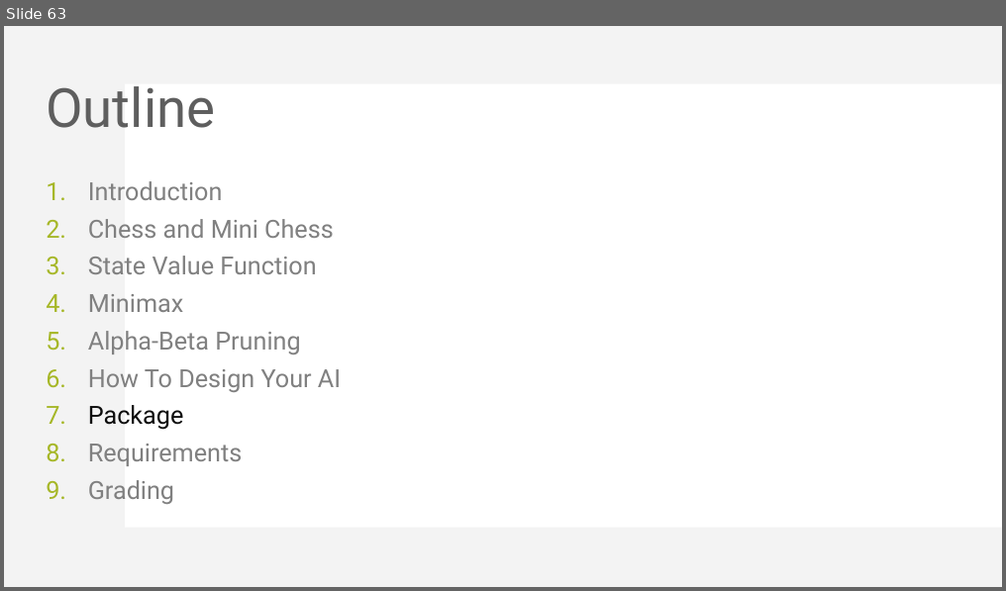
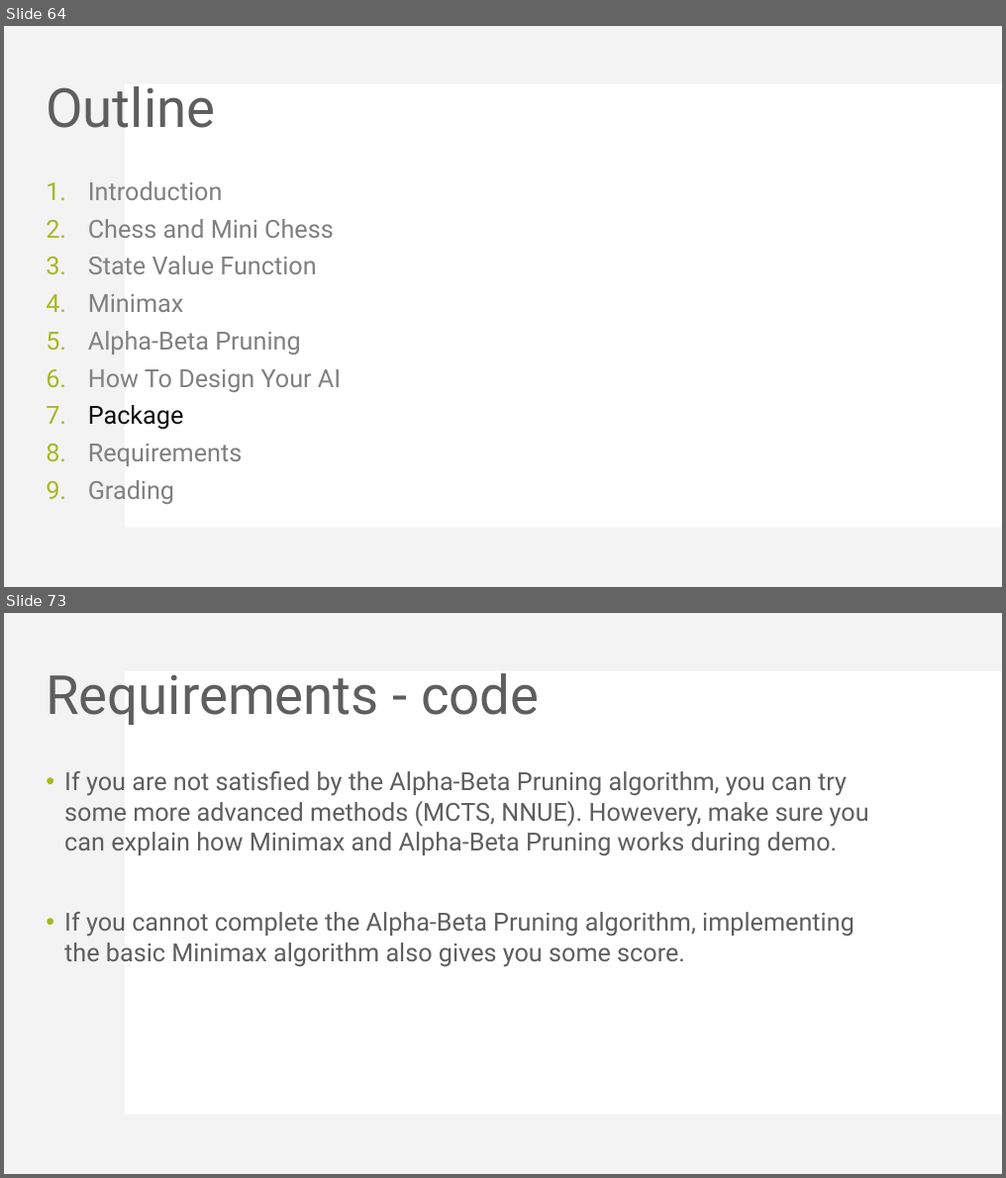
Before and after one commit to KohakuBlueleaf/MiniChess, a slide deck: document/Mini Project 3 introduction.pptx. Shown one above the other, each under a label of ours: slide 63 before the commit, slides 64 and 73 after it; the slides between them are not shown. The pictures are 1006x591 and 1006x1178 pixels, drawn with LibreOffice and Linux fonts; fonts in the diff are those of the drawing. Boxes give left, top, right and bottom in pixels: in the first picture for what was removed or moved away, otherwise in the second. Text is boxed around its words. In the diff, an @@ line names an element or a change of style, - is before the commit and + after.

```diff
--- a/document/Mini Project 3 introduction.pptx
+++ b/document/Mini Project 3 introduction.pptx
@@ slide 73 added at (x1=4, y1=613, x2=1002, y2=1174), background #FFFFFF; not listed: 2 template elements that a slide beside it also shows @@
@@ title added at (x1=46, y1=673, x2=539, y2=725), 52 pt, text #5E5E5E @@
+Requirements - code
@@ text added at (x1=64, y1=771, x2=869, y2=967), 24 pt, text #5E5E5E @@
+• If you are not satisfied by the Alpha-Beta Pruning algorithm, you can try some more advanced methods (MCTS, NNUE). Howevery, make sure you can explain how Minimax and Alpha-Beta Pruning works during demo.
+• If you cannot complete the Alpha-Beta Pruning algorithm, implementing the basic Minimax algorithm also gives you some score.
@@ what was slide 63 is now slide 64 @@
```
Also in this commit, not shown: 3 slides changed, 18 other slides added, 1 other file.
